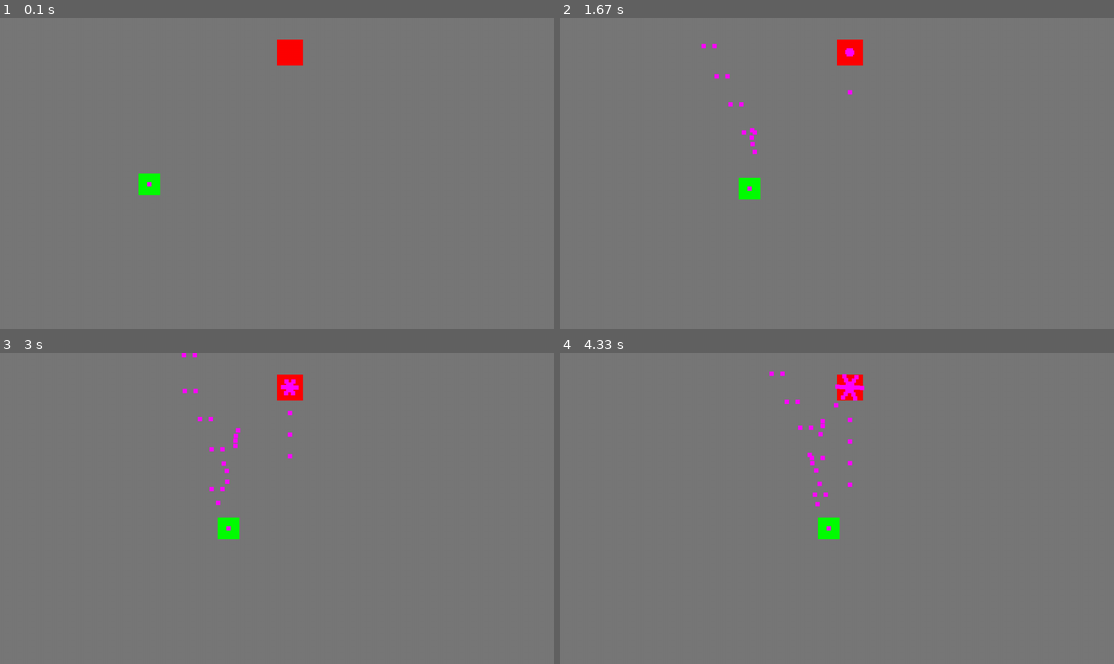
Above: before the commit, frames 1-4 (two rows, left to right).
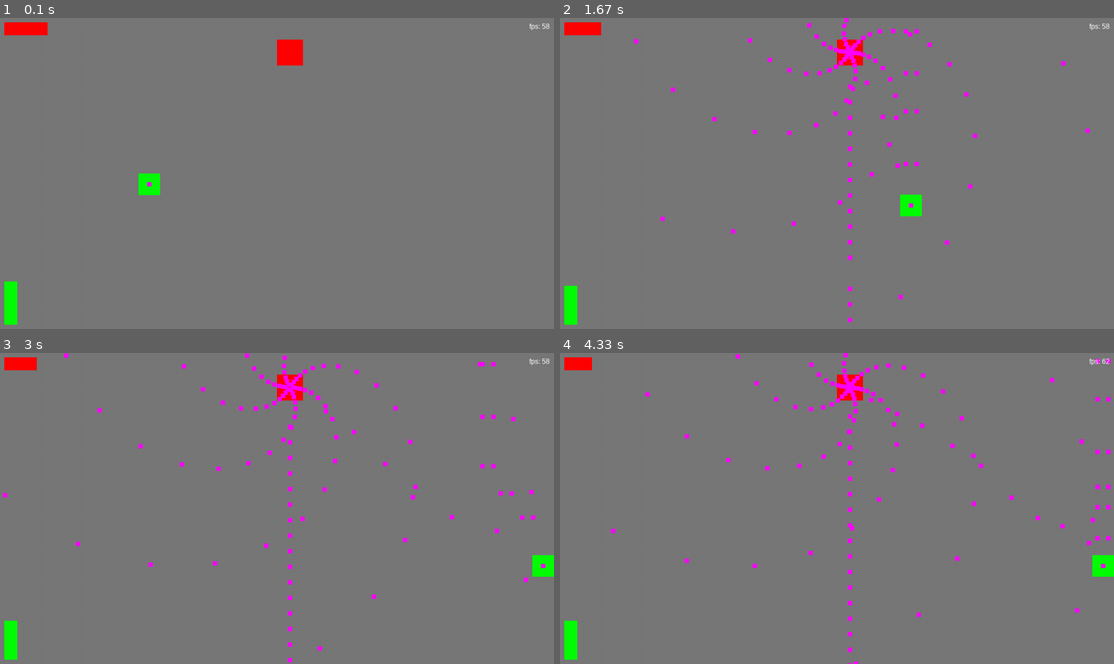
Above: after the commit, the same moments.

Repository: NemoDacremont/bulletHell
Game: pygame game, started from src/main.py
Two runs of this game, one before a commit and one after it. Both use one fixed random seed, a clock stepped at 60 frames per second and the inputs below.
Inputs:
- Up to frame 1 (0.1 s): no input
- Up to frame 2 (1.67 s): hold D 0.33-0.8 s; hold D 0.83-1.3 s; tap Z at 0.9, 1.2, 1.4 s; hold S 1.33-1.63 s
- Up to frame 3 (3 s): hold D 1.67-2.3 s; tap Z at 1.73, 2.03, 2.4, 2.8 s; hold S 2.33-2.7 s; hold D from 2.73 s (still down)
- Up to frame 4 (4.33 s): tap Z at 3.1, 3.3, 3.6, 3.8, 4.13 s; release D at 3.2 s; hold D 3.23-3.7 s; hold S 3.73-4.03 s; hold D from 4.07 s (still down)

The runs differ from the first frame. In frame 1, 0.7% of the frame differs, in the area x 0-100%, y 1-99%; in frame 2, 2.5%; in frame 3, 2.6%, in the area x 0-100%, y 0-100%; in frame 4, 2.6%.

Commit message:
Utilise correctement les fps + affichage dégueu de barre de vie
Je croyais que j'avais fait qqchose de correct mais en fait le jeu ne se bloquait pas à 60fps et les déplacements étaient donc incorrects.

Diff:
--- a/src/entites/balles/balleCirculaire.py
+++ b/src/entites/balles/balleCirculaire.py
@@ -36,7 +36,7 @@
 		"""
 
 		super().__init__(BalleCirculaire.NOM, fenetre, vue, largeur, hauteur, x, y,
-									groupe, degats)
+			groupe, degats)
 
 		self.theta = theta
 
@@ -59,7 +59,7 @@
 		self.r = sqrt((self.x - self.x0)**2 + (self.y - self.y0)**2)
 
 		# calcule theta
-		dt = 1 / self.fenetre.fps
+		dt = self.vue.getDT()
 		self.theta += self.v_theta * dt
 
 		# Histoire de rendre la formule buvable
@@ -81,7 +81,7 @@
 		self.calculeVitesse()
 		super().update()
 
-		dt = 1 / self.fenetre.fps
+		dt = self.vue.getDT()
 		dv = sqrt(self.vx**2 + self.vy**2) * dt
 		self.distanceParcourue += dv
 
--- a/src/entites/ennemis/boss/boss.py
+++ b/src/entites/ennemis/boss/boss.py
@@ -9,6 +9,7 @@
 	from entites.ennemis.boss.phase import Phase
 
 from entites.ennemis.ennemi import Ennemi
+import pygame
 
 
 class Boss(Ennemi):
@@ -35,6 +36,13 @@
 		phase.recoitDegats(degats)
 
 
+	def drawInterface(self):
+		RED = 255, 0, 0
+		hauteur = 30
+		largeur = 100 * (self.PV / self.PVMax)
+		life = pygame.Rect(10, 10, largeur, hauteur)
+		pygame.draw.rect(self.fenetre.getFenetre(), RED, life)
+
 
 	def changePhase(self):
 		if self.phaseCourrante < len(self.phases) - 1:
--- a/src/entites/ennemis/boss/boss1/boss1.py
+++ b/src/entites/ennemis/boss/boss1/boss1.py
@@ -19,7 +19,7 @@
 	LARGEUR = 60
 	HAUTEUR = 60
 
-	PV_MAX = 10000
+	PV_MAX = 100
 
 	VITESSE = 50
 
--- a/src/entites/ennemis/boss/boss1/phases/phase1.py
+++ b/src/entites/ennemis/boss/boss1/phases/phase1.py
@@ -12,7 +12,7 @@
 
 
 class Boss1Phase1(Phase):
-	CADENCE_DE_TIR = 1
+	CADENCE_DE_TIR = 10
 
 	PV = 2000
 
@@ -59,7 +59,7 @@
 
 		tirDirection = pi / 2  # part vers le bas
 
-		tirVitesse = 50
+		tirVitesse = self.fenetre.getHauteur() / 2
 		tirDegats = 1
 
 		balle = BalleDroite(self.fenetre, self.vue, balleLargeur, balleHauteur,
@@ -76,12 +76,12 @@
 			tirY0 = y0 - balleHauteur / 2
 
 			theta = i * (pi / 3)
-			v_r = 7
-			v_theta = pi / 10
+			v_r = self.fenetre.getHauteur() / 10
+			v_theta = pi
 
 			balle = BalleCirculaire(self.fenetre, self.vue, balleLargeur, balleHauteur,
-													tirX0, tirY0, Ennemi.GROUPE, tirDegats,
-													theta, v_r, v_theta)
+				tirX0, tirY0, Ennemi.GROUPE, tirDegats,
+				theta, v_r, v_theta)
 
 			self.vue.ajouteBalle(balle)
 
@@ -95,7 +95,7 @@
 		self.deplacements()
 
 		# Tirs
-		dt = 1 / self.fenetre.fps
+		dt = self.vue.getDT()
 		self.timerTir -= dt
 
 		if self.timerTir <= 0:
--- a/src/entites/personnage.py
+++ b/src/entites/personnage.py
@@ -54,7 +54,10 @@
 
 	def recoitDegats(self, degats: float):
 		self.PV -= degats
-		print(f"{self.nom} prend des dégats: il lui reste {self.PV} PVs")
+
+
+	def drawInterface(self):
+		pass
 
 
 	def update(self, events: list[Event]):
--- a/src/entites/personnageJouable/personnage1.py
+++ b/src/entites/personnageJouable/personnage1.py
@@ -24,10 +24,10 @@
 
 	# caractéristiques
 	PV_MAX = 10
-	VITESSE = 100
+	VITESSE = 500
 	COEF_RALENTISSEMENT_FOCUS = 0.3
 
-	CADENCE_DE_TIR = 3
+	CADENCE_DE_TIR = 10
 	DEGATS = 1
 
 	def __init__(self, fenetre: Fenetre, vue: Vue, x: float, y: float) -> None:
@@ -54,7 +54,7 @@
 
 		tirDirection = -pi / 2  # part vers le haut
 
-		tirVitesse = 200
+		tirVitesse = self.fenetre.getHauteur()
 		tirDegats = Personnage1.DEGATS
 
 		tir1 = BalleDroite(self.fenetre, self.vue, balleLargeur, balleHauteur,
@@ -65,7 +65,7 @@
 										tirDegats, tirDirection)
 
 		tir3 = BalleHoming(self.fenetre, self.vue, balleLargeur, balleHauteur,
-										tir1X, tirY, PersonnageJouable.GROUPE, tirVitesse / 2,
+										tir1X, tirY, PersonnageJouable.GROUPE, tirVitesse,
 										tirDegats)
 
 
@@ -77,7 +77,7 @@
 	def update(self, events: list[Event]):
 		super().update(events)
 
-		dt = 1 / self.fenetre.fps
+		dt = self.vue.getDT()
 		self.timerTir -= dt
 
 		if self.timerTir <= 0:
--- a/src/entites/personnageJouable/personnageJouable.py
+++ b/src/entites/personnageJouable/personnageJouable.py
@@ -20,9 +20,11 @@
 	HITBOX_LARGEUR = 10
 	HITBOX_HAUTEUR = 10
 
-	def __init__(self, nom: str, fenetre: Fenetre, vue: Vue, largeur: float, hauteur: float,
-							x: float, y: float, PVMax: float, PV: float = -1, vitesse: float = 100,
-							coefRalentissementFocus: float = 0.3) -> None:
+	DUREE_IFRAME = 0.5
+
+	def __init__(self, nom: str, fenetre: Fenetre, vue: Vue, largeur: float,
+		hauteur: float, x: float, y: float, PVMax: float, PV: float = -1,
+		vitesse: float = 100, coefRalentissementFocus: float = 0.3) -> None:
 		"""
 			Constructeur Personnage
 			Paramètres:
@@ -39,9 +41,14 @@
 				- coefRalentissementFocus: float, correspond au ralentissement lors de
 					l'action "focus"
 		"""
-		super().__init__(nom, fenetre, vue, largeur, hauteur, x, y, PVMax, PV, vitesse)
+		super().__init__(nom, fenetre, vue, largeur, hauteur, x, y, PVMax, PV,
+			vitesse)
 
 		self.nom = nom
+
+		# iframes
+		self.dureeIframe = PersonnageJouable.DUREE_IFRAME
+		self.timerIframe = 0
 
 		# Compteurs pour utiliser
 		self.toucheFocus = 0
@@ -57,6 +64,12 @@
 		self.hitbox = pygame.Rect(x, y, PersonnageJouable.HITBOX_LARGEUR,
 														PersonnageJouable.HITBOX_HAUTEUR)
 
+
+	def recoitDegats(self, degats: float):
+		# Ne prend des dégats que si il n'a pas d'iframe
+		if self.timerIframe <= 0:
+			super().recoitDegats(degats)
+			self.timerIframe = self.dureeIframe
 
 	def updateAppuiDeTouche(self, event: Event):
 		# On met à jour les compteurs de touches pour les déplacements
@@ -76,6 +89,7 @@
 			if touche in PersonnageJouable.TOUCHES_FOCUS:
 				self.toucheFocus += 1
 
+
 	def updateRelachementTouche(self, event: Event):
 		# Détecte le relâchement d'une touche
 		if event.type == pygame.KEYUP:
@@ -91,6 +105,16 @@
 
 			if touche in PersonnageJouable.TOUCHES_FOCUS:
 				self.toucheFocus -= 1
+
+
+	def updateHitbox(self):
+		# On réécrit sur la hitbox
+		centreX, centreY = self.getPositionCentre()
+		hitboxX = centreX - PersonnageJouable.HITBOX_LARGEUR / 2
+		hitboxY = centreY - PersonnageJouable.HITBOX_HAUTEUR / 2
+
+		self.hitbox = pygame.Rect(hitboxX, hitboxY, PersonnageJouable.HITBOX_LARGEUR,
+														PersonnageJouable.HITBOX_HAUTEUR)
 
 
 	def deplacements(self, event: Event):
@@ -120,20 +144,14 @@
 		else:
 			self.vx = 0
 
+
 	def update(self, events: list[Event]):
-		# Détecte les entrées de l'utilisateur
+		# Détecte les entrées de l'utilisateur, met à jour ainsi la vitesse
 		for event in events:
 			self.deplacements(event)
 
 		# met à jour la position
 		super().update(events)
-		# On réécrit sur la hitbox
-		centreX, centreY = self.getPositionCentre()
-		hitboxX = centreX - PersonnageJouable.HITBOX_LARGEUR / 2
-		hitboxY = centreY - PersonnageJouable.HITBOX_HAUTEUR / 2
-
-		self.hitbox = pygame.Rect(hitboxX, hitboxY, PersonnageJouable.HITBOX_LARGEUR,
-														PersonnageJouable.HITBOX_HAUTEUR)
 
 		# On empêche le joueur de sortir de l'écran
 		fenetreLargeur = self.fenetre.getLargeur()
@@ -147,11 +165,30 @@
 		if self.y > fenetreHauteur - self.hauteur:
 			self.y = fenetreHauteur - self.hauteur
 
+		# Après la mise à jour de la position, la hitbox
+		self.updateHitbox()
+
+		# Update des timers
+		dt = self.vue.getDT()
+		self.timerIframe -= dt
+
+		if self.timerIframe <= 0:  # On bloque le timer à 0 si il est à 0
+			self.timerIframe = 0
+
 
 	def drawHitbox(self):
 		self.fenetre.getFenetre().fill(PersonnageJouable.HITBOX_COLOR, self.hitbox)
 
 
+	def drawInterface(self):
+		GREEN = 0, 255, 0
+		fenetreLargeur, fenetreHauteur = self.fenetre.getDimensions()
+		hauteur = 100 * (self.PV / self.PVMax)
+		largeur = 30
+		life = pygame.Rect(10, fenetreHauteur - 10 - hauteur, largeur, hauteur)
+		pygame.draw.rect(self.fenetre.getFenetre(), GREEN, life)
+
+
 	def draw(self):
 		self.rectAffichage = pygame.Rect(self.x, self.y, self.largeur, self.hauteur)
 		self.fenetre.getFenetre().fill(Personnage.COLOR, self.rectAffichage)
--- a/src/fenetre.py
+++ b/src/fenetre.py
@@ -1,9 +1,9 @@
 
 import pygame
-#from pygame.event import Event
+
 
 class Fenetre:
-	DEFAULT_BACKGROUND_COLOR = 120, 120, 120 # red
+	DEFAULT_BACKGROUND_COLOR = 120, 120, 120  # red
 
 	def __init__(self, largeur: int, hauteur: int, fps: int, fondDecran) -> None:
 		# Dimensions
--- a/src/jeu.py
+++ b/src/jeu.py
@@ -14,7 +14,11 @@
 		# le jeu est en train de fonctionner
 		self.tourne = True
 
-		# Créé le joueur
+		# clock, pour les fps
+		self.clock: pygame.time.Clock = pygame.time.Clock()
+		self.dt: float = -1  # valeur par défaut, sera mise à jour à la première update
+
+		# Créé le joueur, pas sur de garder ce truc
 		self.joueur = None
 
 		# Créé les vues
@@ -22,6 +26,13 @@
 
 		self.vues: list[Vue] = [vue]
 		self.vueCourrante: int = 0
+
+		pygame.display.init()
+		pygame.font.init()
+		print("default font:", pygame.font.get_default_font())
+		# print("available fonts:", pygame.font.get_fonts())
+
+		self.font = pygame.font.SysFont("sans", 16)
 
 
 
@@ -38,6 +49,10 @@
 		self.vueCourrante = indiceVue
 		return True
 
+	def getDT(self) -> float:
+		return self.dt
+
+
 	def stopGame(self):
 		"""
 			Arrête le jeu
@@ -49,6 +64,9 @@
 			Boucle principale du jeu
 		"""
 		while self.tourne:
+			# convertit en secondes
+			self.dt = self.clock.tick(self.fenetre.fps) / 1000
+
 			# Racourci de notation
 			vue = self.vues[self.vueCourrante]
 
@@ -63,5 +81,21 @@
 			vue.update(events)
 			vue.draw()
 
+			# AFfiche les fps (plus compliqué que prévu mdr
+			fps = int(1 / self.getDT())
+			WHITE = 255, 255, 255
+
+			fenetreLargeur = self.fenetre.getLargeur()
+
+			surface = self.font.render(f"fps: {fps}", True, WHITE)
+			writeRect = pygame.Rect(fenetreLargeur - surface.get_width() - 10,
+				10, surface.get_width(), surface.get_height())
+
+			self.fenetre.getFenetre().blit(surface, writeRect)
+
+
+
+
+
 			# on met à jour le visuel
 			pygame.display.flip()
--- a/src/vues/vue.py
+++ b/src/vues/vue.py
@@ -11,13 +11,14 @@
 	from pygame.event import Event
 	from entites.personnage import Personnage
 	from entites.personnageJouable.personnageJouable import PersonnageJouable
+	from jeu import Jeu
 
 
 class Vue:
 	ETAT_PAUSE = 1
 	ETAT_NORMAL = 0
 
-	def __init__(self, jeu, etat: int, pausePossible: bool) -> None:
+	def __init__(self, jeu: Jeu, etat: int, pausePossible: bool) -> None:
 		self.jeu = jeu
 		self.fenetre = jeu.fenetre
 
@@ -31,6 +32,10 @@
 
 		self.entites: list[Entite] = []
 		# self.entitesAAfficher: list[Entite] = []
+
+
+	def getDT(self) -> float:
+		return self.jeu.getDT()
 
 
 	def getPersonnages(self):
@@ -50,6 +55,8 @@
 
 
 	def update(self, events: list[Event]):
+		self.dt = self.jeu.dt
+
 		# Update les entites
 		for i in range(len(self.entites) - 1, - 1, - 1):
 			entite = self.entites[i]
@@ -95,3 +102,7 @@
 		# Finalement, affiche les hitbox des joueurs au dessus des balles ...
 		for joueur in self.joueurs:
 			joueur.drawHitbox()
+
+		# Affiche les hps de personnages
+		for personnage in self.personnages:
+			personnage.drawInterface()
